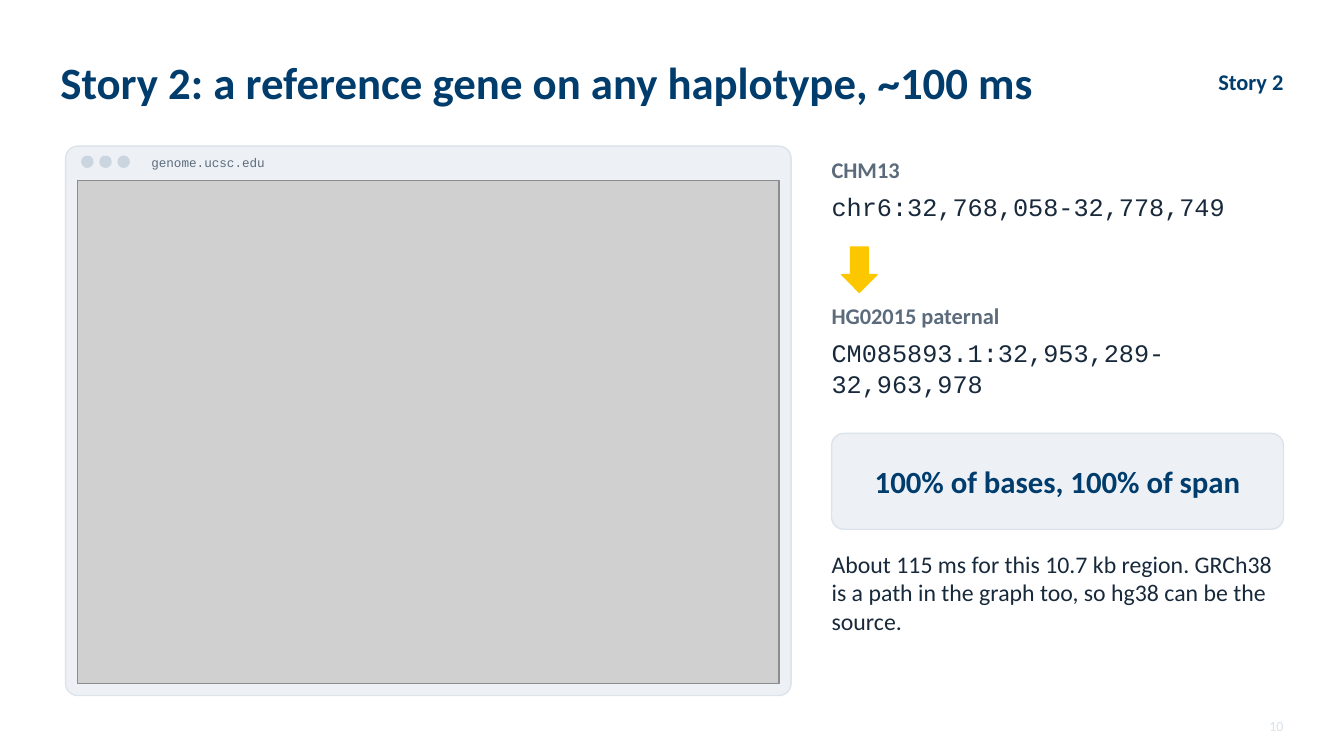
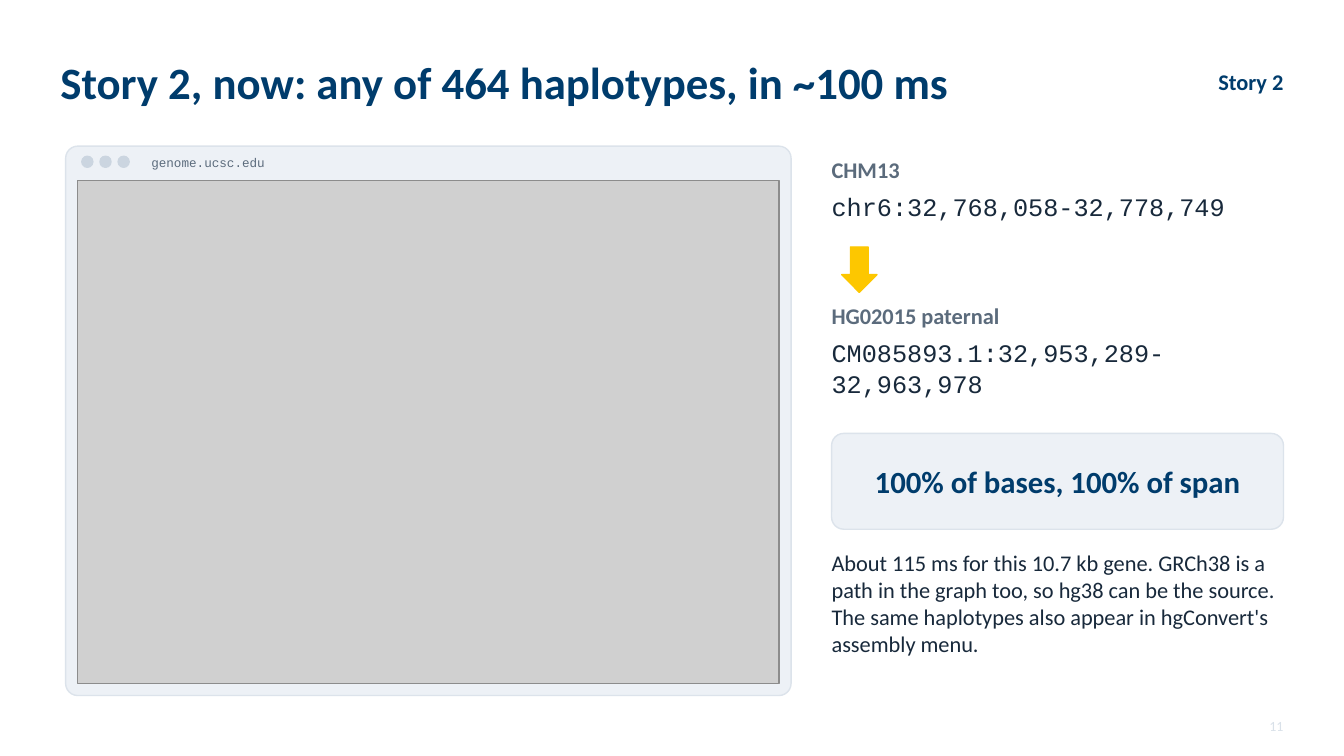
Before and after one commit to parsaeskandar/hprc_2026_poster, a slide deck: slide 11 of talk/HPRC2026_talk.pptx (slide 10 before the commit). Drawn at 1344x756 pixels with LibreOffice and Linux fonts; fonts in the diff are those of the drawing; grey boxes stand for pictures. Boxes give left, top, right and bottom in pixels: in the first picture for what was removed or moved away, otherwise in the second. Text is boxed around its words. In the diff, an @@ line names an element or a change of style, - is before the commit and + after.

Commit message:
Talk: elaborate the two user stories (insertion absent from GRCh38; gene known on a reference), add QuickLift-today slide, fold hgConvert into the convert slide

```diff
--- a/talk/HPRC2026_talk.pptx
+++ b/talk/HPRC2026_talk.pptx
@@ text at [60,67,948,106]: text changed @@
-Story 2: a reference gene on any haplotype, ~100 ms
+Story 2, now: any of 464 haplotypes, in ~100 ms
@@ text at [832,555,1275,656]: text changed; size 17 to 16 pt @@
-About 115 ms for this 10.7 kb region. GRCh38 is a path in the graph too, so hg38 can be the source.
+About 115 ms for this 10.7 kb gene. GRCh38 is a path in the graph too, so hg38 can be the source. The same haplotypes also appear in hgConvert's assembly menu.
```
Also in this commit, not shown: 4 other slides changed, 1 slide added, 1 slide removed, 6 other files.
